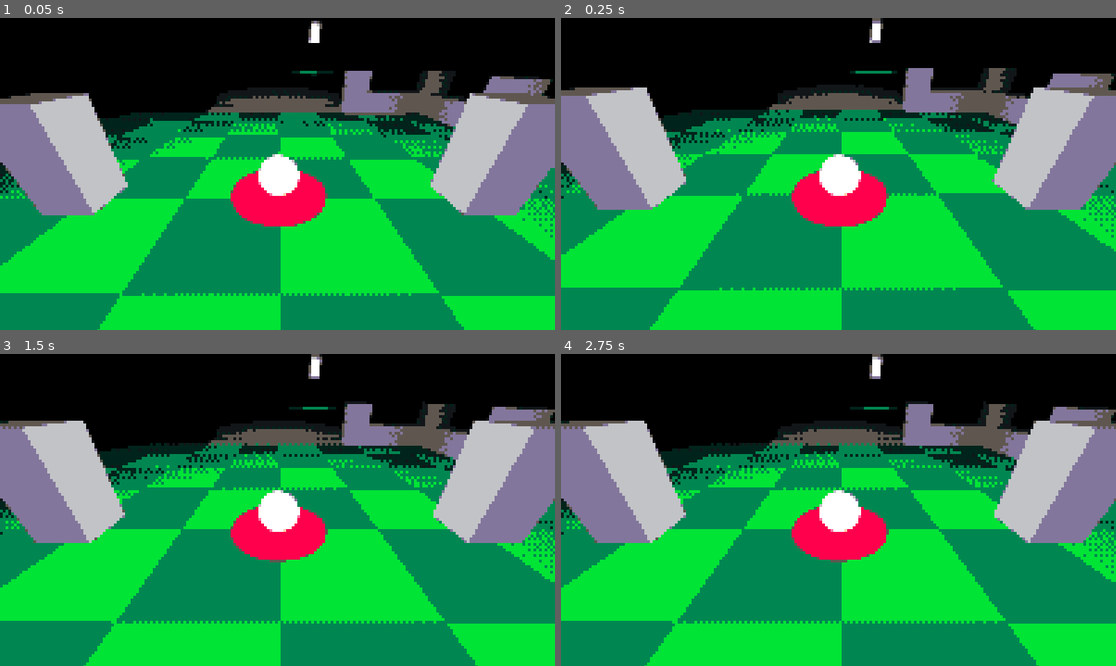
Above: before the commit, frames 1-4 (two rows, left to right).
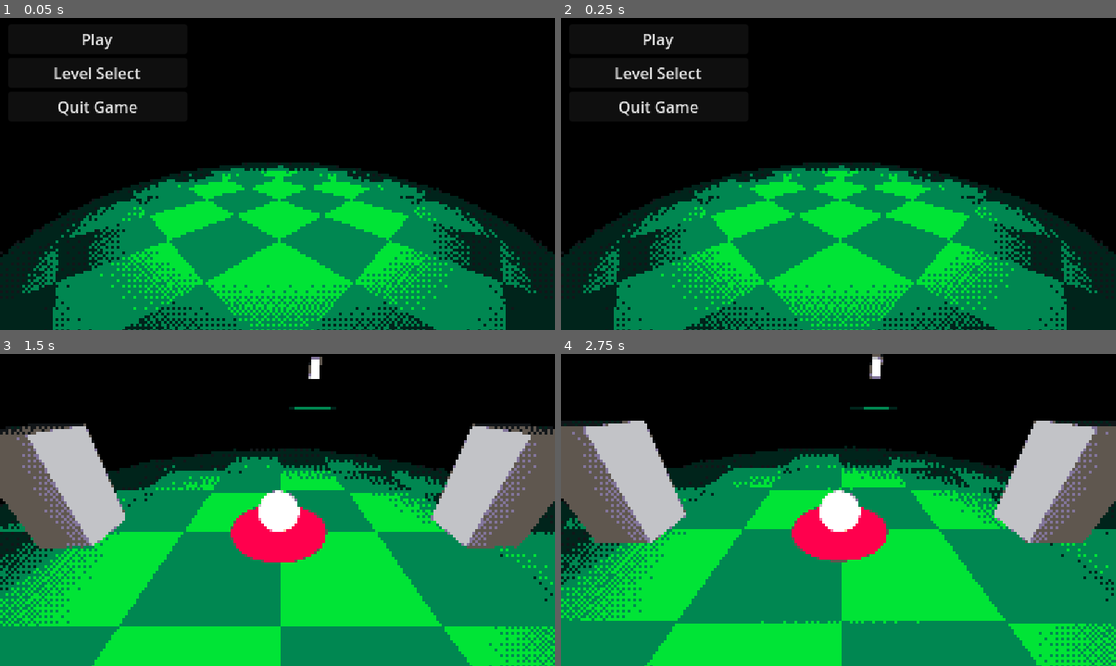
Above: after the commit, the same moments.

Repository: dhuddleston/BigModeGameJam2025
Game: Godot game, scene res://Scenes/MainMenu.tscn
Same seed, same stepped clock (60 frames per second), same inputs: the game is played once before the commit and once after it. Before the commit the project starts from res://Scenes/ball_test_scene.tscn.
Inputs (mouse positions are in pixels of both pictures, inside the frame that each line leads up to):
- Up to frame 1 (0.05 s): no input
- Up to frame 2 (0.25 s): no input
- Up to frame 3 (1.5 s): click (99, 410) at 0.5 s, where only the run after the commit has a clickable "Level Select"; click (99, 375) at 1.25 s, where only the run after the commit has a clickable "Play"
- Up to frame 4 (2.75 s): tap Enter at 2 s; move the mouse to (866, 510) at 2.02 s; click (866, 510) at 2.17 s; tap Space at 2.27 s

The runs differ from the first frame. In frame 1, 61% of the frame differs, in the area x 0-100%, y 0-100%; in frame 2, 62%; in frame 3, 24%; in frame 4, 20%.

Commit message:
Add start menu

Diff:
--- a/Prefabs/Gameplay/lightning_source.tscn
+++ b/Prefabs/Gameplay/lightning_source.tscn
@@ -34,7 +34,7 @@
 anim = NodePath("AnimationPlayer")
 
 [node name="DirectionalLight3D" type="DirectionalLight3D" parent="."]
-transform = Transform3D(0.887936, 0.126329, -0.442279, 7.45058e-09, 0.961545, 0.274647, 0.459967, -0.243869, 0.85379, -7.34447, 6.71753, 17.2596)
+transform = Transform3D(1, 0, 0, 0, 1, 0, 0, 0, 1, 0, 0, 0)
 light_energy = 0.0
 shadow_enabled = true
 shadow_blur = 0.0
--- /dev/null
+++ b/Prefabs/UI/ShaderNode.tscn
@@ -0,0 +1,13 @@
+[gd_scene load_steps=2 format=3 uid="uid://cxm3b3bbqm5d0"]
+
+[ext_resource type="Material" uid="uid://c0eyq16e63ikx" path="res://Shaders/dither.tres" id="1_aua0k"]
+
+[node name="Shader" type="CanvasLayer"]
+
+[node name="Palette Dither" type="ColorRect" parent="."]
+material = ExtResource("1_aua0k")
+anchors_preset = 15
+anchor_right = 1.0
+anchor_bottom = 1.0
+grow_horizontal = 2
+grow_vertical = 2
--- /dev/null
+++ b/Scenes/MainMenu.tscn
@@ -0,0 +1,90 @@
+[gd_scene load_steps=5 format=3 uid="uid://jkjucx40iky1"]
+
+[ext_resource type="Material" uid="uid://c0eyq16e63ikx" path="res://Shaders/dither.tres" id="1_n081e"]
+[ext_resource type="Script" path="res://Scripts/main_menu.gd" id="2_edq4h"]
+[ext_resource type="PackedScene" uid="uid://dxfqcbof48po" path="res://Prefabs/Floors/Flat/FloorFlat2x2.tscn" id="2_uttdw"]
+
+[sub_resource type="Environment" id="Environment_dy87g"]
+background_mode = 1
+
+[node name="Root" type="Node3D"]
+
+[node name="Shader" type="CanvasLayer" parent="."]
+
+[node name="Palette Dither" type="ColorRect" parent="Shader"]
+material = ExtResource("1_n081e")
+anchors_preset = 15
+anchor_right = 1.0
+anchor_bottom = 1.0
+grow_horizontal = 2
+grow_vertical = 2
+
+[node name="Menu" type="Control" parent="Shader"]
+layout_mode = 3
+anchors_preset = 15
+anchor_right = 1.0
+anchor_bottom = 1.0
+grow_horizontal = 2
+grow_vertical = 2
+script = ExtResource("2_edq4h")
+
+[node name="VBoxContainer" type="VBoxContainer" parent="Shader/Menu"]
+layout_mode = 0
+offset_left = 17.0
+offset_top = 13.0
+offset_right = 203.0
+offset_bottom = 130.0
+scale = Vector2(2, 2)
+
+[node name="Play" type="Button" parent="Shader/Menu/VBoxContainer"]
+layout_mode = 2
+text = "Play"
+
+[node name="LevelSelect" type="Button" parent="Shader/Menu/VBoxContainer"]
+layout_mode = 2
+text = "Level Select"
+
+[node name="Exit" type="Button" parent="Shader/Menu/VBoxContainer"]
+layout_mode = 2
+text = "Quit Game"
+
+[node name="Camera3D" type="Camera3D" parent="."]
+transform = Transform3D(0.707107, -0.183013, 0.683013, 0, 0.965926, 0.258819, -0.707107, -0.183013, 0.683013, 2.63397, 1.48236, 2.63397)
+environment = SubResource("Environment_dy87g")
+
+[node name="OmniLight3D" type="OmniLight3D" parent="."]
+transform = Transform3D(1, 0, 0, 0, 1, 0, 0, 0, 1, 0, 1, 0)
+light_size = 3.6
+omni_range = 4.0
+omni_attenuation = 0.0
+
+[node name="FloorFlat2x2n" parent="." instance=ExtResource("2_uttdw")]
+transform = Transform3D(2, 0, 0, 0, 1, 0, 0, 0, 2, 0, 0, 0)
+
+[node name="FloorFlat2x2n3" parent="." instance=ExtResource("2_uttdw")]
+transform = Transform3D(2, 0, 0, 0, 1, 0, 0, 0, 2, 4, 0, 0)
+
+[node name="FloorFlat2x2n2" parent="." instance=ExtResource("2_uttdw")]
+transform = Transform3D(2, 0, 0, 0, 1, 0, 0, 0, 2, -4, 0, 0)
+
+[node name="FloorFlat2x2n7" parent="." instance=ExtResource("2_uttdw")]
+transform = Transform3D(2, 0, 0, 0, 1, 0, 0, 0, 2, 0, 0, 4)
+
+[node name="FloorFlat2x2n8" parent="." instance=ExtResource("2_uttdw")]
+transform = Transform3D(2, 0, 0, 0, 1, 0, 0, 0, 2, 4, 0, 4)
+
+[node name="FloorFlat2x2n9" parent="." instance=ExtResource("2_uttdw")]
+transform = Transform3D(2, 0, 0, 0, 1, 0, 0, 0, 2, -4, 0, 4)
+
+[node name="FloorFlat2x2n4" parent="." instance=ExtResource("2_uttdw")]
+transform = Transform3D(2, 0, 0, 0, 1, 0, 0, 0, 2, 0, 0, -4)
+
+[node name="FloorFlat2x2n5" parent="." instance=ExtResource("2_uttdw")]
+transform = Transform3D(2, 0, 0, 0, 1, 0, 0, 0, 2, 4, 0, -4)
+
+[node name="FloorFlat2x2n6" parent="." instance=ExtResource("2_uttdw")]
+transform = Transform3D(2, 0, 0, 0, 1, 0, 0, 0, 2, -4, 0, -4)
+
+[connection signal="pressed" from="Shader/Menu/VBoxContainer/Play" to="Shader/Menu" method="_on_play_pressed"]
+[connection signal="pressed" from="Shader/Menu/VBoxContainer/LevelSelect" to="Shader/Menu" method="_on_level_select_pressed"]
+[connection signal="pressed" from="Shader/Menu/VBoxContainer/Exit" to="Shader/Menu" method="_on_exit_pressed"]
--- a/Scenes/ball_test_scene.tscn
+++ b/Scenes/ball_test_scene.tscn
@@ -1,8 +1,10 @@
-[gd_scene load_steps=35 format=3 uid="uid://cc2qtlonu3kjy"]
-
-[ext_resource type="Material" uid="uid://c0eyq16e63ikx" path="res://Shaders/dither.tres" id="5_7iyac"]
+[gd_scene load_steps=44 format=3 uid="uid://cc2qtlonu3kjy"]
+
+[ext_resource type="PackedScene" uid="uid://cxm3b3bbqm5d0" path="res://Prefabs/UI/ShaderNode.tscn" id="1_n705o"]
 [ext_resource type="PackedScene" uid="uid://ck6ujv2ukqr8a" path="res://Prefabs/Obstacles/Corners/ObstacleCornerTriple.tscn" id="5_c2lhe"]
+[ext_resource type="PhysicsMaterial" uid="uid://cfru8dkauad3i" path="res://PhysMats/ground_standard.tres" id="5_ihkgr"]
 [ext_resource type="PackedScene" uid="uid://uuu0lldfmxi2" path="res://Prefabs/Floors/Flat/FloorFlat4x4.tscn" id="6_4w6cb"]
+[ext_resource type="ArrayMesh" uid="uid://dv6b7egi3oot" path="res://Models/Root Scene_Ground_011.res" id="6_58d6q"]
 [ext_resource type="PackedScene" uid="uid://cyeckytrn2v3p" path="res://Prefabs/Gameplay/player_controller_fab.tscn" id="6_cntky"]
 [ext_resource type="PackedScene" uid="uid://c050lj1s88psi" path="res://Prefabs/Obstacles/Walls/ObstacleWallDeadEnd.tscn" id="6_s8xer"]
 [ext_resource type="PackedScene" uid="uid://e8rexjmxsd0w" path="res://Prefabs/Floors/Flat/FloorFlat1x1.tscn" id="6_xh33y"]
@@ -28,7 +30,15 @@
 [ext_resource type="Script" path="res://Scripts/lantern.gd" id="23_k62cb"]
 [ext_resource type="ArrayMesh" uid="uid://dxt6xi5nke8xu" path="res://Models/Root Scene_Corner_003.res" id="24_dmf34"]
 [ext_resource type="PackedScene" uid="uid://bn7f1vqvf5so4" path="res://Prefabs/Obstacles/Stairs/ObstacleStairDouble.tscn" id="24_owobv"]
-[ext_resource type="PackedScene" uid="uid://ce4m3sbr1cxhe" path="res://Prefabs/Gameplay/lightning_source.tscn" id="29_segl3"]
+[ext_resource type="Script" path="res://Scripts/lightning.gd" id="28_5fph5"]
+[ext_resource type="Animation" uid="uid://i6o3d8avngm6" path="res://Animations/LightningLarge.res" id="30_3iljv"]
+[ext_resource type="Animation" uid="uid://2oo5fjk6kty4" path="res://Animations/LightningMedium.res" id="31_cyjj4"]
+[ext_resource type="Animation" uid="uid://doy6kgls38aqo" path="res://Animations/LightningSmall.res" id="32_21gjl"]
+
+[sub_resource type="BoxShape3D" id="BoxShape3D_eu50g"]
+
+[sub_resource type="ConvexPolygonShape3D" id="ConvexPolygonShape3D_ec82p"]
+points = PackedVector3Array(0, 0, 0.5, 1, 0, 0.5, 0, 0.25, 0, 1, 0.25, 0, 0, -0.01, 0.5, 1, -0.01, 0.5, 0, 0.24, 0, 1, 0.24, 0)
 
 [sub_resource type="PhysicsMaterial" id="PhysicsMaterial_lu036"]
 bounce = 0.25
@@ -71,17 +81,32 @@
 
 [sub_resource type="BoxShape3D" id="BoxShape3D_gx7t7"]
 
+[sub_resource type="Animation" id="Animation_45x6l"]
+length = 0.001
+tracks/0/type = "value"
+tracks/0/imported = false
+tracks/0/enabled = true
+tracks/0/path = NodePath("LightningSource/DirectionalLight3D:light_energy")
+tracks/0/interp = 1
+tracks/0/loop_wrap = true
+tracks/0/keys = {
+"times": PackedFloat32Array(0),
+"transitions": PackedFloat32Array(1),
+"update": 0,
+"values": [0.0]
+}
+
+[sub_resource type="AnimationLibrary" id="AnimationLibrary_1yve8"]
+_data = {
+"LightningLarge": ExtResource("30_3iljv"),
+"LightningMedium": ExtResource("31_cyjj4"),
+"LightningSmall": ExtResource("32_21gjl"),
+"RESET": SubResource("Animation_45x6l")
+}
+
 [node name="BallTestScene" type="Node3D"]
 
-[node name="CanvasLayer" type="CanvasLayer" parent="."]
-
-[node name="Palette Dither" type="ColorRect" parent="CanvasLayer"]
-material = ExtResource("5_7iyac")
-anchors_preset = 15
-anchor_right = 1.0
-anchor_bottom = 1.0
-grow_horizontal = 2
-grow_vertical = 2
+[node name="Shader" parent="." instance=ExtResource("1_n705o")]
 
 [node name="PlayerController" parent="." instance=ExtResource("6_cntky")]
 transform = Transform3D(1, 0, 0, 0, 1, 0, 0, 0, 1, 1, 0, 0)
@@ -110,8 +135,21 @@
 [node name="FloorRampBottom1x1n2" parent="." instance=ExtResource("8_cdodo")]
 transform = Transform3D(-1, 0, 0, 0, 1, 0, 0, 0, 1, 1, 0, -3)
 
-[node name="FloorRampBottom1x1n3" parent="." instance=ExtResource("8_cdodo")]
+[node name="FloorRampBottom1x1n3" type="StaticBody3D" parent="."]
 transform = Transform3D(-1, 0, 0, 0, 1, 0, 0, 0, 1, 2, 0, -3)
+physics_material_override = ExtResource("5_ihkgr")
+metadata/_edit_group_ = true
+
+[node name="MeshInstance3D" type="MeshInstance3D" parent="FloorRampBottom1x1n3"]
+transform = Transform3D(-4.37114e-08, 0, 1, 0, 1, 0, -1, 0, -4.37114e-08, 0.5, 0, 0.5)
+mesh = ExtResource("6_58d6q")
+
+[node name="CollisionShape3D" type="CollisionShape3D" parent="FloorRampBottom1x1n3"]
+transform = Transform3D(1, 0, 0, 0, 0.01, 0, 0, 0, 0.5, 0.5, -0.005, 0.75)
+shape = SubResource("BoxShape3D_eu50g")
+
+[node name="CollisionShape3D2" type="CollisionShape3D" parent="FloorRampBottom1x1n3"]
+shape = SubResource("ConvexPolygonShape3D_ec82p")
 
 [node name="FloorRampBottom1x1n4" parent="." instance=ExtResource("8_cdodo")]
 transform = Transform3D(-7.54979e-08, 6.60024e-15, -1, 8.74228e-08, 1, 0, 1, -8.74228e-08, -7.54979e-08, 4, -8.74228e-08, 1)
@@ -408,6 +446,22 @@
 [node name="ObstacleStairDouble" parent="." instance=ExtResource("24_owobv")]
 transform = Transform3D(-4.37114e-08, 0, -1, 0, 1, 0, 1, 0, -4.37114e-08, 7, 1.25, 2.875)
 
-[node name="LightningSource" parent="." instance=ExtResource("29_segl3")]
+[node name="LightningSource" type="Node3D" parent="." node_paths=PackedStringArray("light", "anim")]
+transform = Transform3D(1, -7.45058e-09, -2.98023e-08, 0, 1, 1.49012e-08, 2.98023e-08, 1.49012e-08, 1, -7.34447, 6.71753, 17.2596)
+script = ExtResource("28_5fph5")
+light = NodePath("DirectionalLight3D")
+anim = NodePath("AnimationPlayer")
+
+[node name="AnimationPlayer" type="AnimationPlayer" parent="LightningSource"]
+root_node = NodePath("../..")
+libraries = {
+"": SubResource("AnimationLibrary_1yve8")
+}
+
+[node name="DirectionalLight3D" type="DirectionalLight3D" parent="LightningSource"]
+transform = Transform3D(0.887936, 0.0823931, -0.452527, 0, 0.983826, 0.179128, 0.459967, -0.159055, 0.873574, 0, -0.32093, 0)
+light_energy = 0.0
+shadow_enabled = true
+shadow_blur = 0.0
 
 [editable path="PlayerController"]
--- a/Scripts/global.gd
+++ b/Scripts/global.gd
@@ -1,3 +1,17 @@
 extends Node
 
 var power = 0.0
+
+var levels: Array[Level] = [
+	Level.new("res://Scenes/ball_test_scene.tscn", "Example 1"),
+	Level.new("res://Scenes/Experimental_Level.tscn", "Example 2")
+]
+
+var currentLevel: int = 0
+
+class Level:
+	var path: String
+	var title: String
+	func _init(path: String, title: String):
+		self.path = path
+		self.title = title
--- /dev/null
+++ b/Scripts/main_menu.gd
@@ -0,0 +1,13 @@
+extends Control
+
+
+func _on_play_pressed():
+	var level = Global.currentLevel % Global.levels.size()
+	get_tree().change_scene_to_file(Global.levels[level].path)
+
+func _on_level_select_pressed():
+	pass # Replace with function body.
+
+
+func _on_exit_pressed():
+	get_tree().quit()
--- a/Scripts/player_controller.gd
+++ b/Scripts/player_controller.gd
@@ -16,12 +16,14 @@
 #Constants - Gameplay
 const swingMaxPower = 100.0;
 const swingCoefficient = 0.5 #Conversion constant from swing power (1-100) to physics force
-const baseLightRange = 3.0 #How far the light is allowed to shine
 const brightLightCoef = 0.8 #Fraction of the light radius before brightness begins to falloff
-const lightPerPower = 0.05 #Factor of how much to increase the light radii for each unit of power
-const killPlane = -5 #Y value that falling below will trigger a respawn
 const stoppingVel = 0.0005 #Square magnitude such that if the ball's velocity is below it it's basically done rolling
 const stoppingCheck = 0.1 #Time (in sec) the ball must remain stopped before they can hit it again
+
+@export var baseLightRange: float = 2.0 #How far the light is allowed to shine passively
+@export var maxLightRange: float = 8.0 #How far the light is allowed to shine at max power
+@export var lightAdjustSpeed: float = 1.0 #How far the light is allowed to shine at max power
+@export var killPlane: float = -5.0 #Y value that falling below will trigger a respawn
 
 #Subnodes
 var cameraRoot #Follows the ball around. rotates around global Y only to track the "forward" look direction
@@ -41,7 +43,7 @@
 var swingPower = 0;
 
 
-var lightRange = baseLightRange
+var targetLightRange = baseLightRange
 
 func _ready():
 	Input.set_mouse_mode(Input.MOUSE_MODE_CAPTURED)
@@ -71,7 +73,7 @@
 			isRolling = false
 			checkpoint.set_position(golfBall.get_position())
 			readyVisual.visible = true
-			lightRange = baseLightRange
+			targetLightRange = baseLightRange
 			Global.power = 0.0
 
 	if golfBall.global_position.y < killPlane:
@@ -80,8 +82,8 @@
 
 func _process(delta):
 	powerVisual.set_scale(Vector3(1,1,swingPower/swingMaxPower))
-	ballLight.omni_range = lerp(ballLight.omni_range, lightRange, delta)
-	ballLight.light_size = lerp(ballLight.light_size, lightRange * brightLightCoef, delta)
+	ballLight.omni_range = lerp(ballLight.omni_range, targetLightRange, delta * lightAdjustSpeed)
+	ballLight.light_size = lerp(ballLight.light_size, targetLightRange * brightLightCoef, delta * lightAdjustSpeed)
 
 func _input(event):
 	if event is InputEventMouseButton:
@@ -134,7 +136,7 @@
 	Global.power = swingPower/swingMaxPower
 	var forward = -cameraRoot.global_transform.basis.z
 	golfBall.apply_impulse(forward * swingPower * swingCoefficient)
-	lightRange = baseLightRange * (1 + swingPower * lightPerPower)
+	targetLightRange = lerp(baseLightRange, maxLightRange, swingPower/swingMaxPower)
 	isSwinging = false
 	swingPower = 0
 	powerVisual.visible = false
@@ -143,9 +145,11 @@
 	stoppedTime = 0
 
 func respawn():
+	Global.power = 0.0
 	golfBall.set_linear_velocity(Vector3(0,0,0))
 	golfBall.set_angular_velocity(Vector3(0,0,0))
 	golfBall.set_position(checkpoint.get_position())
+	targetLightRange = baseLightRange
 	ballLight.omni_range = baseLightRange
 	isRolling = false
 	readyVisual.visible = true
--- a/project.godot
+++ b/project.godot
@@ -11,7 +11,7 @@
 [application]
 
 config/name="BigModeGameJam2025"
-run/main_scene="res://Scenes/ball_test_scene.tscn"
+run/main_scene="res://Scenes/MainMenu.tscn"
 config/features=PackedStringArray("4.3", "GL Compatibility")
 config/icon="res://icon.svg"
 
Not shown, added: Scenes/MaiED19.tmp
